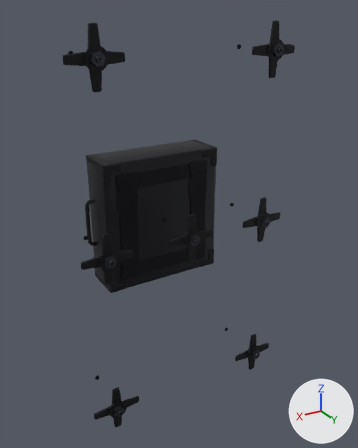
The glTF model gadgets/crx7-wallseal/crx7-wallseal-small.glb, before and after one commit.
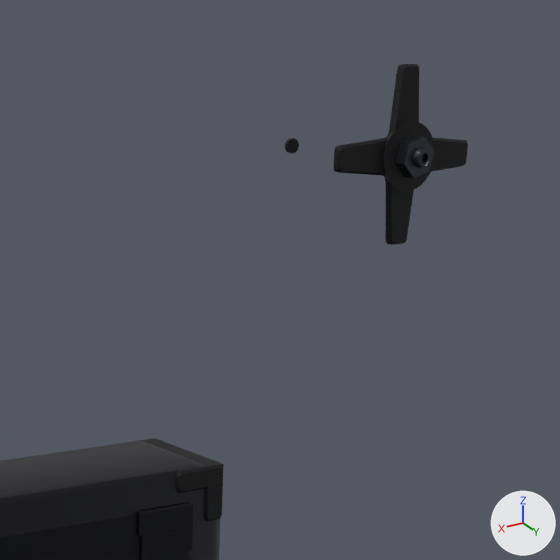
The first picture shows the older version from a camera (50 mm lens) standing at (1.22, 2.18, 2.05) and looking at (-0.05, 0.06, 0.99). The close-ups show the older and then the newer version on the part from 41% to 91% of the width and 0% to 40% of the height of that picture. Only the edits that show in the close-ups are written down. Lighting does not change. The marker at lower right points along +X, +Y and +Z. Where no turn or scale is listed for an object, it has been applied to the vertices.

In view in the first close-up: 'beam_top_sleeve', 'core_corner_caps', 'core_housing', 'rail_left_sleeve', 'star_nut', 'star_plate' and 1 more.
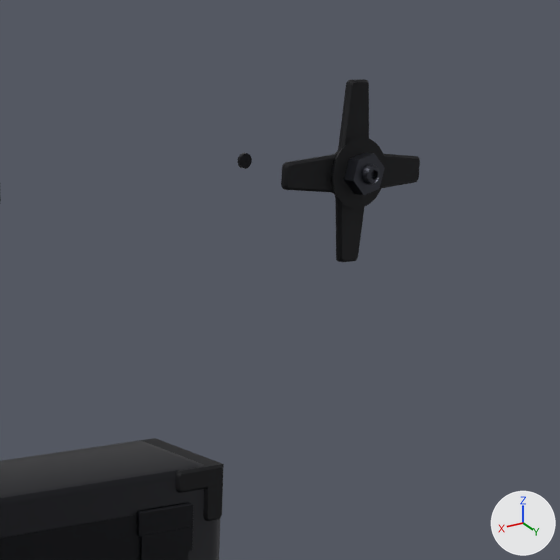
ob_tie_rod_1 is not drawn itself; it is the parent of ob_tie_rod.
ob_star_1 is not drawn itself; it is the parent of ob_star_plate, ob_star_nut.

Location of each change, (x1, y1, x2, y2) in pixels of the close-ups (560 x 560 px):
```json
{"object": "star_plate", "change": "moved", "before": [334, 64, 468, 245], "after": [281, 79, 420, 262]}
{"object": "star_nut", "change": "moved", "before": [395, 136, 435, 178], "after": [344, 152, 385, 195]}
{"object": "tie_rod", "change": "moved", "before": [285, 138, 299, 154], "after": [237, 153, 252, 169]}
```

The change, as JSON lines over the scene's bpy script:
```json
{"op": "set", "path": "ob_tie_rod_1.location", "old": "(-0.455, -0.31, 1.88)", "new": "(-0.36, -0.31, 1.86)"}
{"op": "set", "path": "ob_star_1.location", "old": "(-0.455, -0.04, 1.88)", "new": "(-0.36, -0.04, 1.86)"}
```
